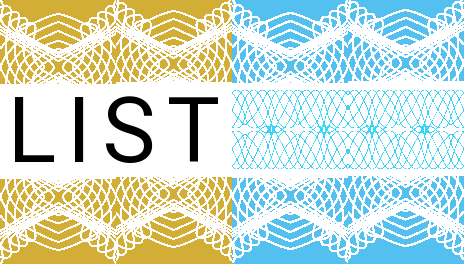
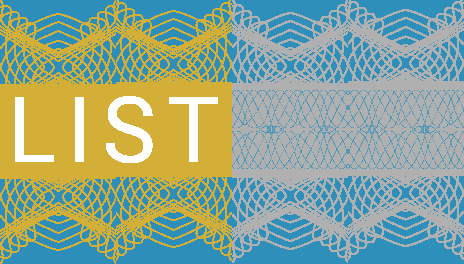
Layered file, before and after one edit (464x264). Changes by layer:
painted on "LIST" over [15, 96, 218, 163]
painted on "guil.png copy" over [232, 0, 464, 263]
painted on "guil.png copy #3" over [0, 0, 232, 264]
painted on "guil.png copy #2" over [232, 0, 464, 264]
painted on "guil.png copy #1" over [0, 0, 232, 264]
